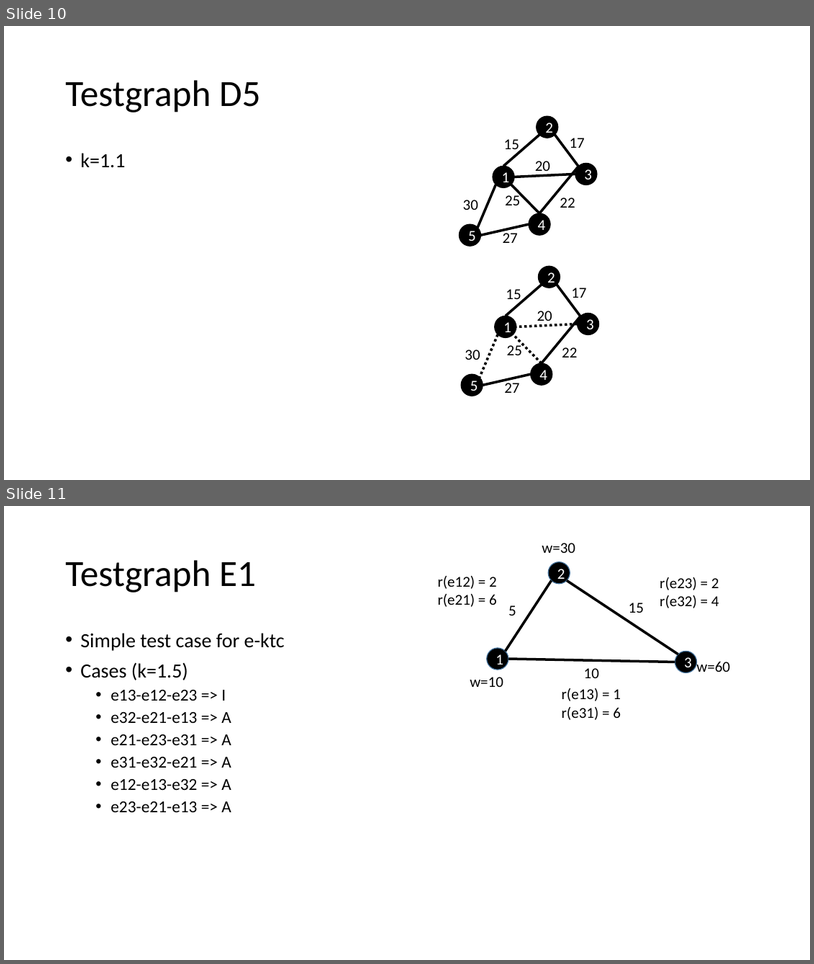
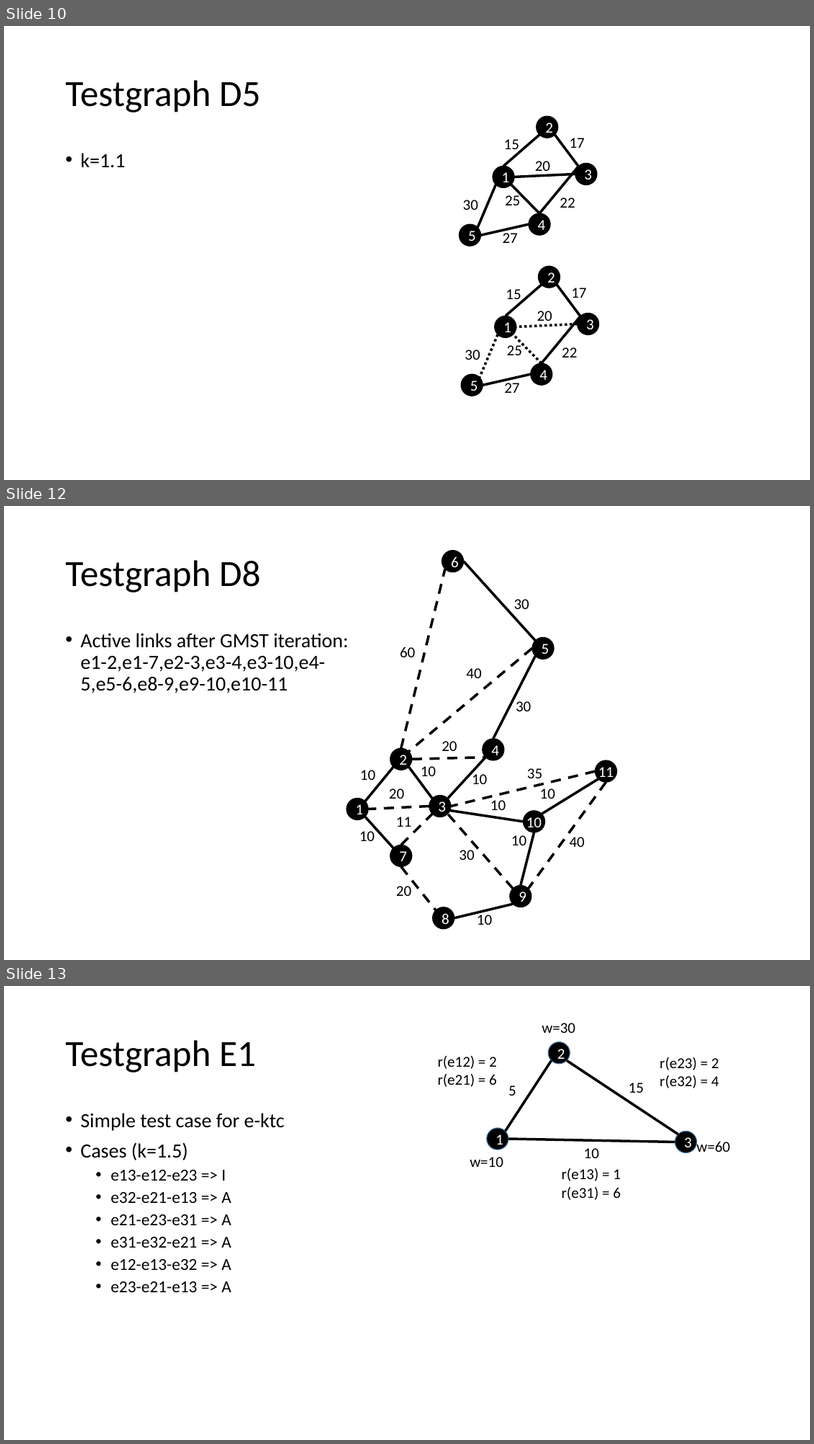
Before and after one commit to eMoflon/cobolt, a slide deck: de.tudarmstadt.maki.tc.cbctc.algorithms/instances/testgraphs.pptx. Shown one above the other, each under a label of ours: slides 10 and 11 before the commit, slides 10, 12 and 13 after it; the slides between them are not shown. The pictures are 814x964 and 814x1444 pixels, drawn with LibreOffice and Linux fonts; fonts in the diff are those of the drawing. Boxes give left, top, right and bottom in pixels: in the first picture for what was removed or moved away, otherwise in the second. Text is boxed around its words. In the diff, an @@ line names an element or a change of style, - is before the commit and + after.

```diff
--- a/de.tudarmstadt.maki.tc.cbctc.algorithms/instances/testgraphs.pptx
+++ b/de.tudarmstadt.maki.tc.cbctc.algorithms/instances/testgraphs.pptx
@@ slide 12 added at [4,506,810,960], background #FFFFFF @@
@@ title added at [65,560,261,592], 44 pt, text #000000 @@
+Testgraph D8
@@ text added at [80,633,348,693], 24 pt, text #000000 @@
+• Active links after GMST iteration:
+  e1-2,e1-7,e2-3,e3-4,e3-10,e4-5,e5-6,e8-9,e9-10,e10-11
@@ group added at [347,550,617,929]: 11 ellipses @@
+1
+2
+3
+7
+4
+5
+6
+8
+9
+10
+11
@@ group added at [360,599,585,924]: 19 texts @@
+10
+20
+10
+30
+30
+40
+60
+20
+10
+11
+20
+10
+30
+10
+10
+10
+40
+35
+10
@@ group added at [365,561,607,918]: 19 lines @@
@@ what was slide 11 is now slide 13 @@
```
Also in this commit, not shown: 1 other slide added, 16 other files.
